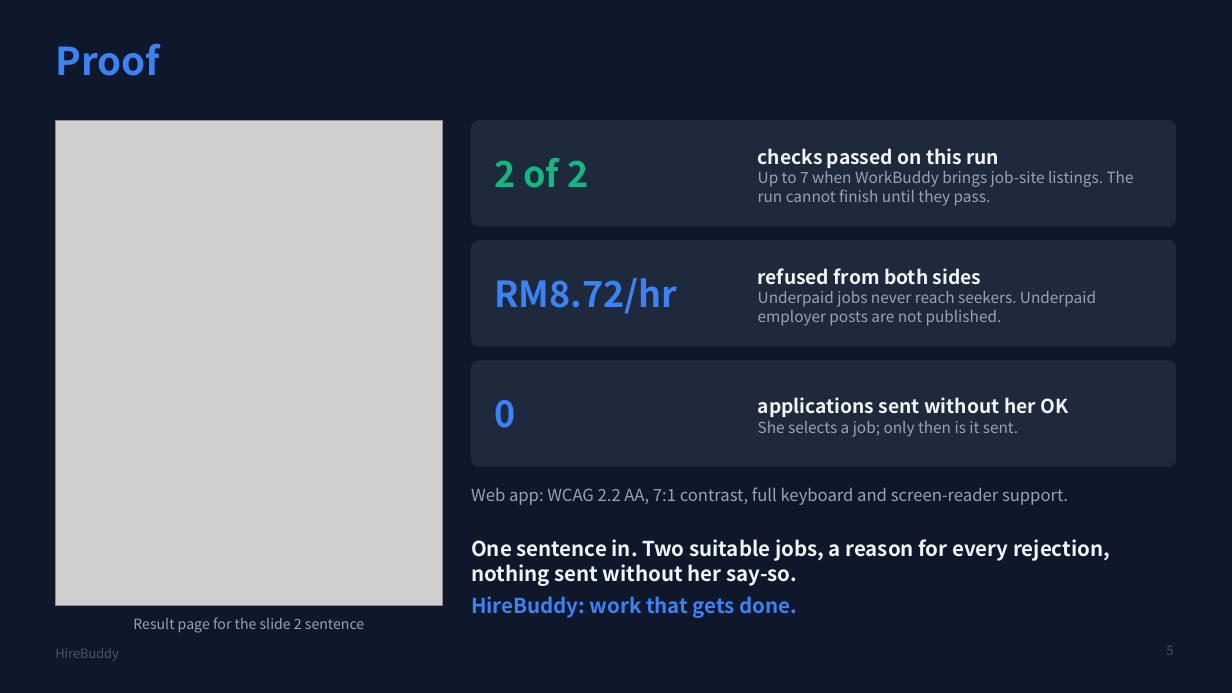
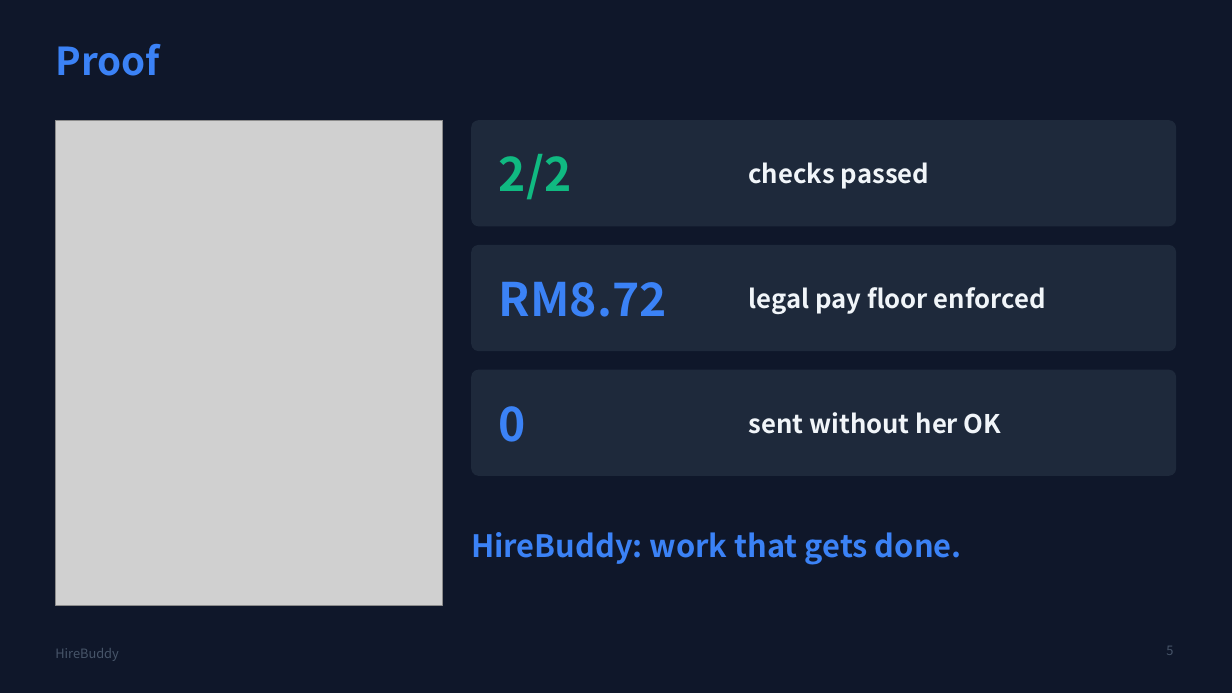
Before and after one commit to Josan88/job-buddy, a slide deck: slide 5 of hirebuddy-pitch.pptx. Drawn at 1232x693 pixels with LibreOffice and Linux fonts; fonts in the diff are those of the drawing; grey boxes stand for pictures. Boxes give left, top, right and bottom in pixels: in the first picture for what was removed or moved away, otherwise in the second. Text is boxed around its words. In the diff, an @@ line names an element or a change of style, - is before the commit and + after.

```diff
--- a/hirebuddy-pitch.pptx
+++ b/hirebuddy-pitch.pptx
@@ text removed at (758,148,1134,206) @@
-checks passed on this run
-Up to 7 when WorkBuddy brings job-site listings. The run cannot finish until they pass.
@@ text at (499,154,571,200): text changed; size 28 to 36 pt @@
-2 of 2
+2/2
@@ text added at (748,162,929,189), 20 pt, text #F1F5F9, bold @@
+checks passed
@@ rounded rectangle: place and size @@
-rounded rectangle at (471,240,1177,347)
+rounded rectangle at (471,245,1177,351)
@@ text removed at (758,268,1096,326) @@
-refused from both sides
-Underpaid jobs never reach seekers. Underpaid employer posts are not published.
@@ text at (499,281,667,317): text changed; size 28 to 36 pt @@
-RM8.72/hr
+RM8.72
@@ text added at (748,287,1046,314), 20 pt, text #F1F5F9, bold @@
+legal pay floor enforced
@@ rounded rectangle: place and size @@
-rounded rectangle at (471,360,1177,467)
+rounded rectangle at (471,370,1177,476)
@@ text "0" at (499,406,526,442): size 28 to 36 pt @@
@@ text at (748,412,1001,434): text changed; size 12 to 20 pt; text colour #94A3B8 to #F1F5F9; bold on @@
-applications sent without her OK
-She selects a job; only then is it sent.
+sent without her OK
@@ text removed at (471,487,1068,505) @@
-Web app: WCAG 2.2 AA, 7:1 contrast, full keyboard and screen-reader support.
@@ text at (471,539,1110,586): paragraph removed @@
-One sentence in. Two suitable jobs, a reason for every rejection, nothing sent without her say-so.
@@ text "HireBuddy: work that gets done.": place and size @@
-text "HireBuddy: work that gets done." at (471,539,1110,618)
+text "HireBuddy: work that gets done." at (471,532,962,565)
@@ text "HireBuddy: work that gets done." at (471,532,962,565): size 16 to 24 pt; less space between paragraphs; vertical alignment top to middle @@
@@ text removed at (133,617,364,633) @@
-Result page for the slide 2 sentence
```
Also in this commit, not shown: 3 other slides changed, 1 slide added, 1 slide removed.
